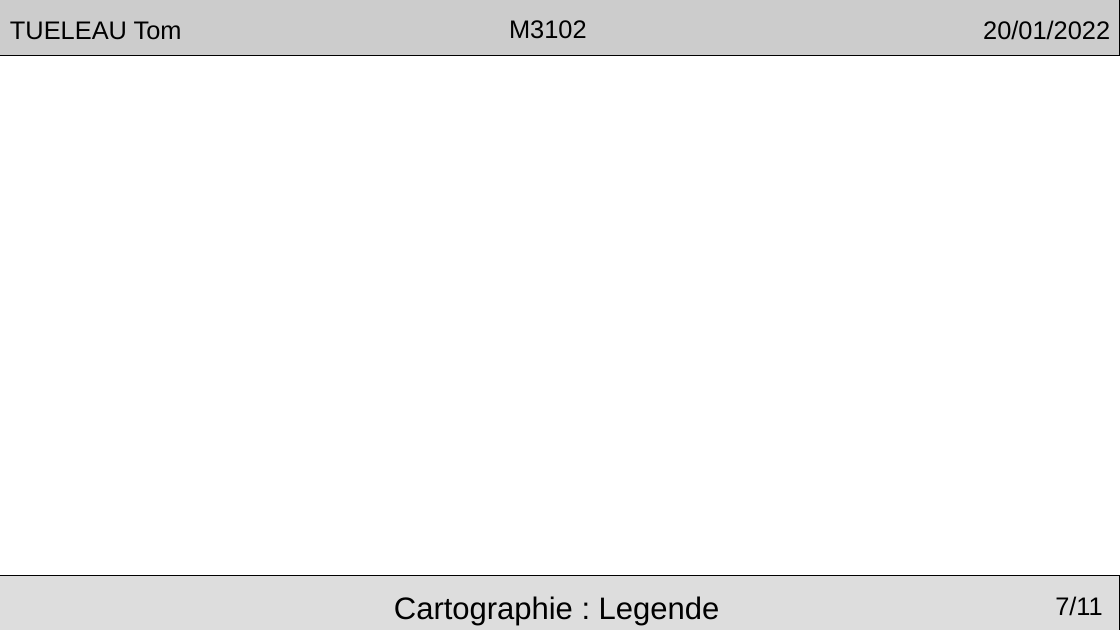
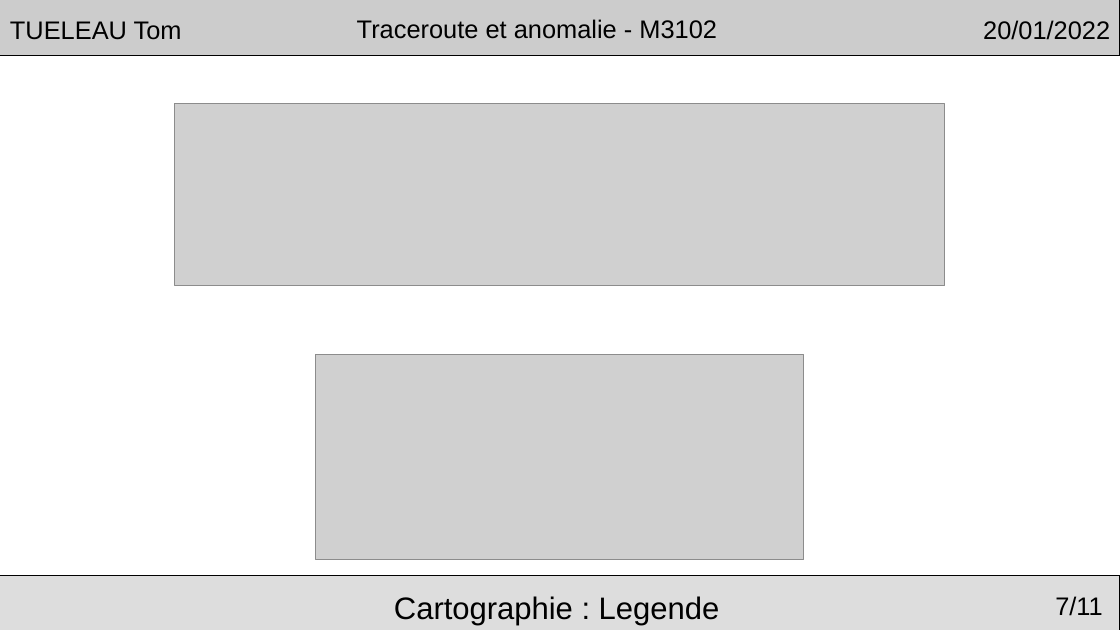
Before and after one commit to Arakio34/tomtraceroute, a slide deck: slide 7 of rfc/presentationM3102.odp. Drawn at 1120x630 pixels with LibreOffice and Linux fonts; fonts in the diff are those of the drawing; grey boxes stand for pictures; background and template pictures are left out. Boxes give left, top, right and bottom in pixels: in the first picture for what was removed or moved away, otherwise in the second. Text is boxed around its words. In the diff, an @@ line names an element or a change of style, - is before the commit and + after.

```diff
--- a/rfc/presentationM3102.odp
+++ b/rfc/presentationM3102.odp
@@ text in rectangle at box(357, 19, 717, 39): text changed @@
-M3102
+Traceroute et anomalie - M3102
@@ picture added at box(175, 104, 945, 286) @@
@@ picture added at box(316, 355, 804, 560) @@
```
Also in this commit, not shown: 8 other slides changed, 2 slides added, 2 slides removed.
